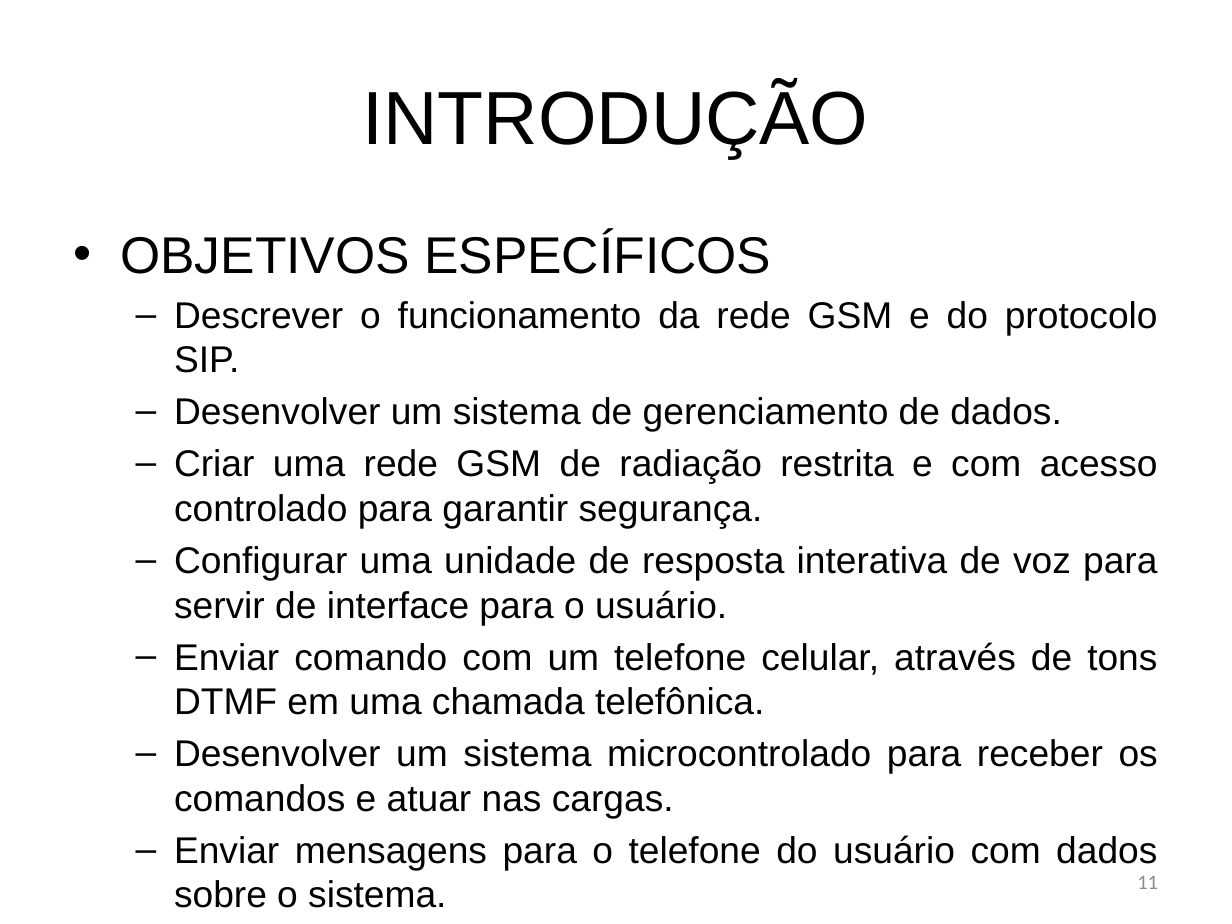
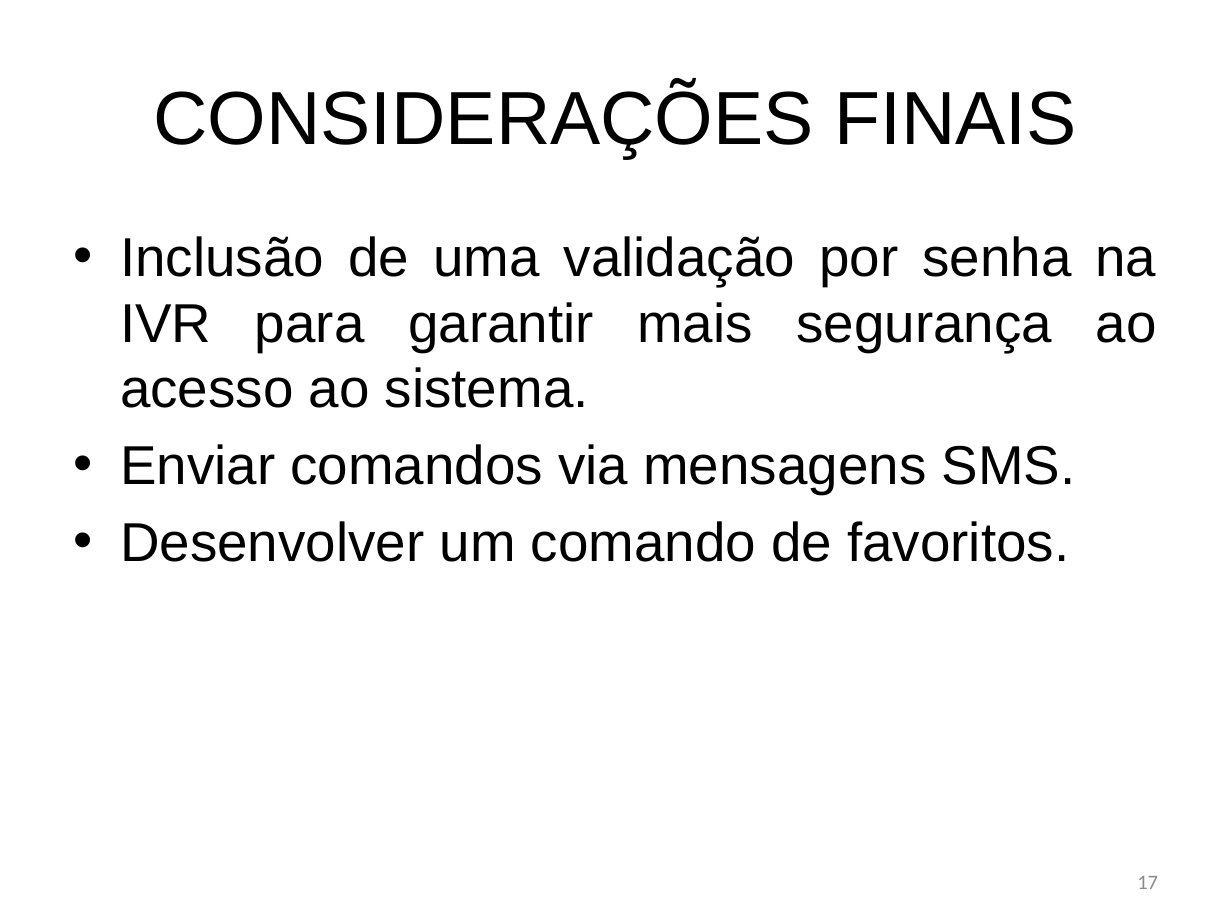
Before and after one commit to bengelbert/ifsc, a slide deck: slide 17 of tcc/docs/monograph.pptx (slide 11 before the commit). Drawn at 1232x924 pixels with LibreOffice and Linux fonts; fonts in the diff are those of the drawing. Boxes give left, top, right and bottom in pixels: in the first picture for what was removed or moved away, otherwise in the second. Text is boxed around its words. In the diff, an @@ line names an element or a change of style, - is before the commit and + after.

```diff
--- a/tcc/docs/monograph.pptx
+++ b/tcc/docs/monograph.pptx
@@ title at (153, 84, 1077, 158): text changed @@
-INTRODUÇÃO
+CONSIDERAÇÕES FINAIS
@@ text at (120, 236, 1157, 562): text changed; size 21.7 to 32 pt @@
-• OBJETIVOS ESPECÍFICOS
-  – Descrever o funcionamento da rede GSM e do protocolo SIP.
-  – Desenvolver um sistema de gerenciamento de dados.
-  – Criar uma rede GSM de radiação restrita e com acesso controlado para garantir segurança.
-  – Configurar uma unidade de resposta interativa de voz para servir de interface para o usuário.
-  – Enviar comando com um telefone celular, através de tons DTMF em uma chamada telefônica.
-  – Desenvolver um sistema microcontrolado para receber os comandos e atuar nas cargas.
-  – Enviar mensagens para o telefone do usuário com dados sobre o sistema.
+• Inclusão de uma validação por senha na IVR para garantir mais segurança ao acesso ao sistema.
+• Enviar comandos via mensagens SMS.
+• Desenvolver um comando de favoritos.
@@ page number at (1137, 876, 1158, 889): text changed @@
-11
+17
```
Also in this commit, not shown: 7 other slides changed, 1 slide added, 30 slides removed, 1 other file.
